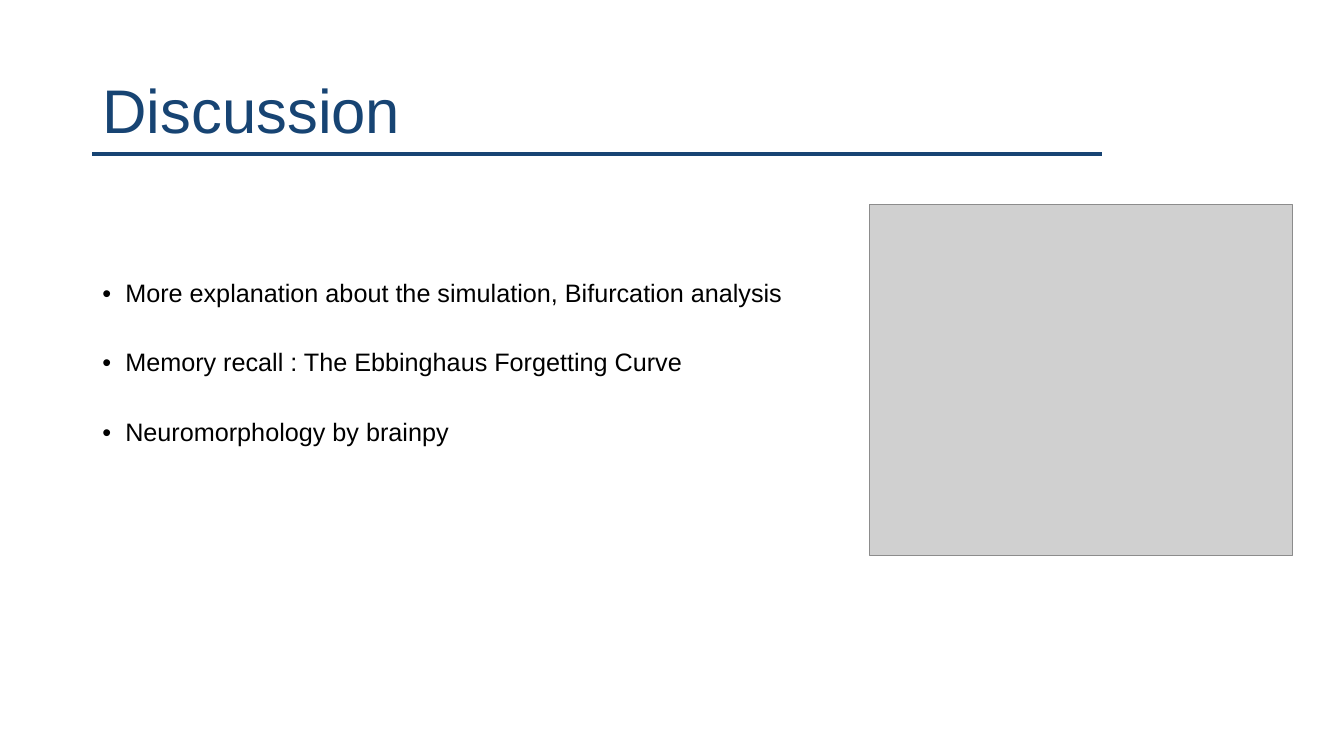
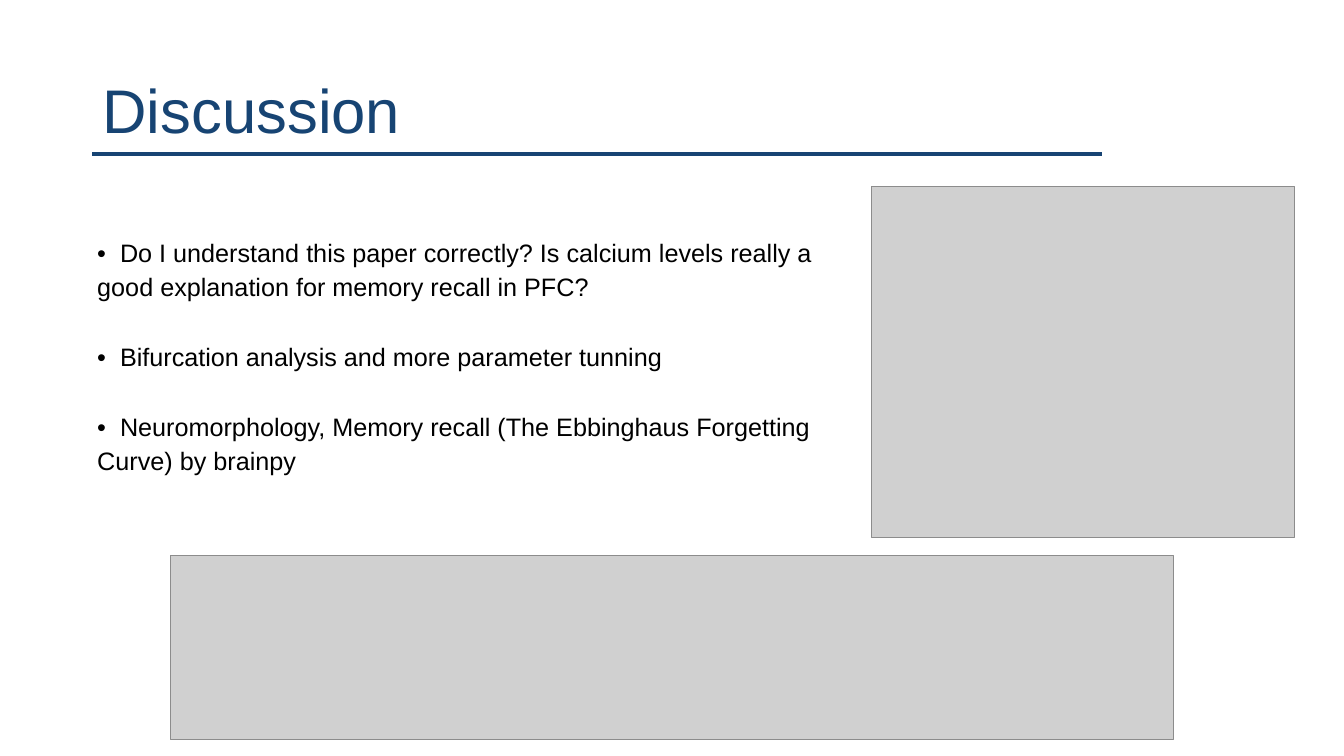
Before and after one commit to AohuaCheng/Neuro-and-Complexity-Science, a slide deck: slide 12 of project/AohuaCheng_Working Memory.pptx (slide 10 before the commit). Drawn at 1344x756 pixels with LibreOffice and Linux fonts; fonts in the diff are those of the drawing; grey boxes stand for pictures. Boxes give left, top, right and bottom in pixels: in the first picture for what was removed or moved away, otherwise in the second. Text is boxed around its words. In the diff, an @@ line names an element or a change of style, - is before the commit and + after.

```diff
--- a/project/AohuaCheng_Working Memory.pptx
+++ b/project/AohuaCheng_Working Memory.pptx
@@ picture: place and size @@
-picture at [870, 205, 1293, 556]
+picture at [872, 187, 1295, 537]
@@ text at [97, 243, 811, 476]: text changed @@
-• More explanation about the simulation, Bifurcation analysis
-• Memory recall : The Ebbinghaus Forgetting Curve
-• Neuromorphology by brainpy
+• Do I understand this paper correctly? Is calcium levels really a good explanation for memory recall in PFC?
+• Bifurcation analysis and more parameter tunning
+• Neuromorphology, Memory recall (The Ebbinghaus Forgetting Curve) by brainpy
@@ picture added at [170, 556, 1174, 739] @@
```
Also in this commit, not shown: 6 other slides changed, 2 slides added, 1 other file.
